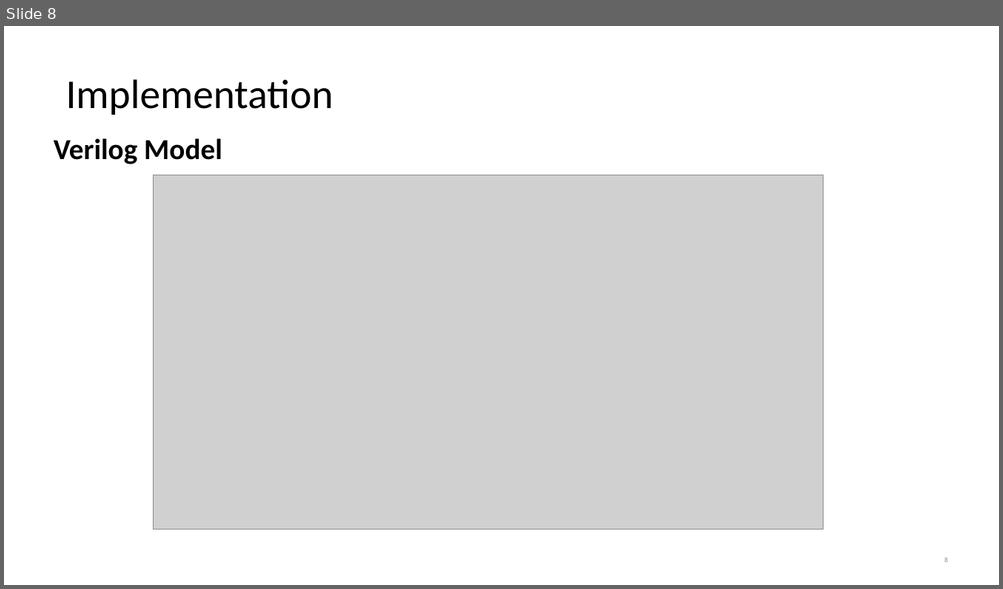
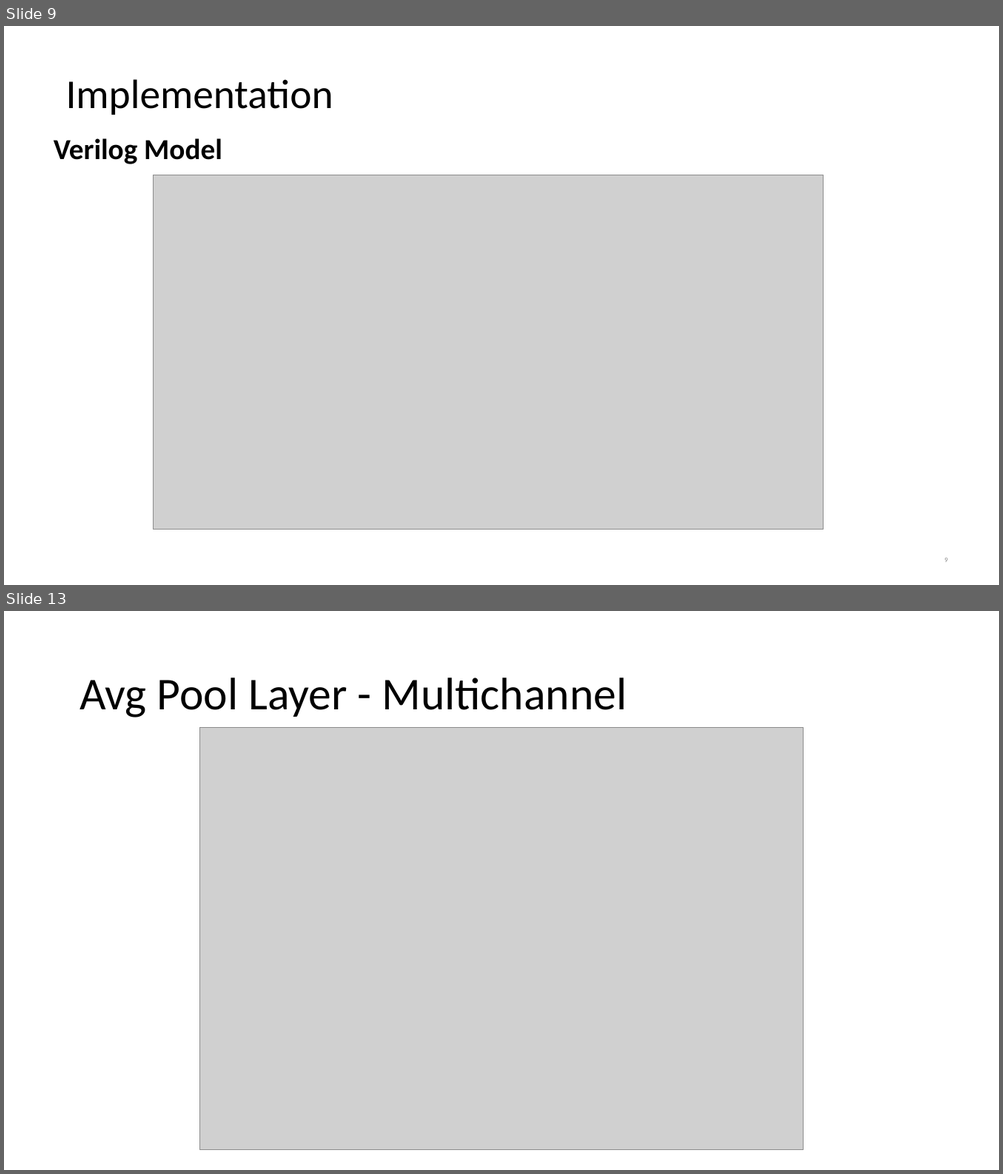
Before and after one commit to Osama-Atwa/Hawkeye, a slide deck: Implementation.pptx. Shown one above the other, each under a label of ours: slide 8 before the commit, slides 9 and 13 after it; the slides between them are not shown. The pictures are 1003x589 and 1003x1174 pixels, drawn with LibreOffice and Linux fonts; fonts in the diff are those of the drawing; grey boxes stand for pictures. Boxes give left, top, right and bottom in pixels: in the first picture for what was removed or moved away, otherwise in the second. Text is boxed around its words. In the diff, an @@ line names an element or a change of style, - is before the commit and + after.

```diff
--- a/Implementation.pptx
+++ b/Implementation.pptx
@@ slide 13 added at (x1=4, y1=611, x2=999, y2=1170), background #FFFFFF @@
@@ title added at (x1=79, y1=678, x2=627, y2=718), 44 pt, text #000000 @@
+Avg Pool Layer - Multichannel
@@ picture added at (x1=200, y1=727, x2=803, y2=1150) @@
@@ what was slide 8 is now slide 9 @@
```
Also in this commit, not shown: 5 other slides added.
